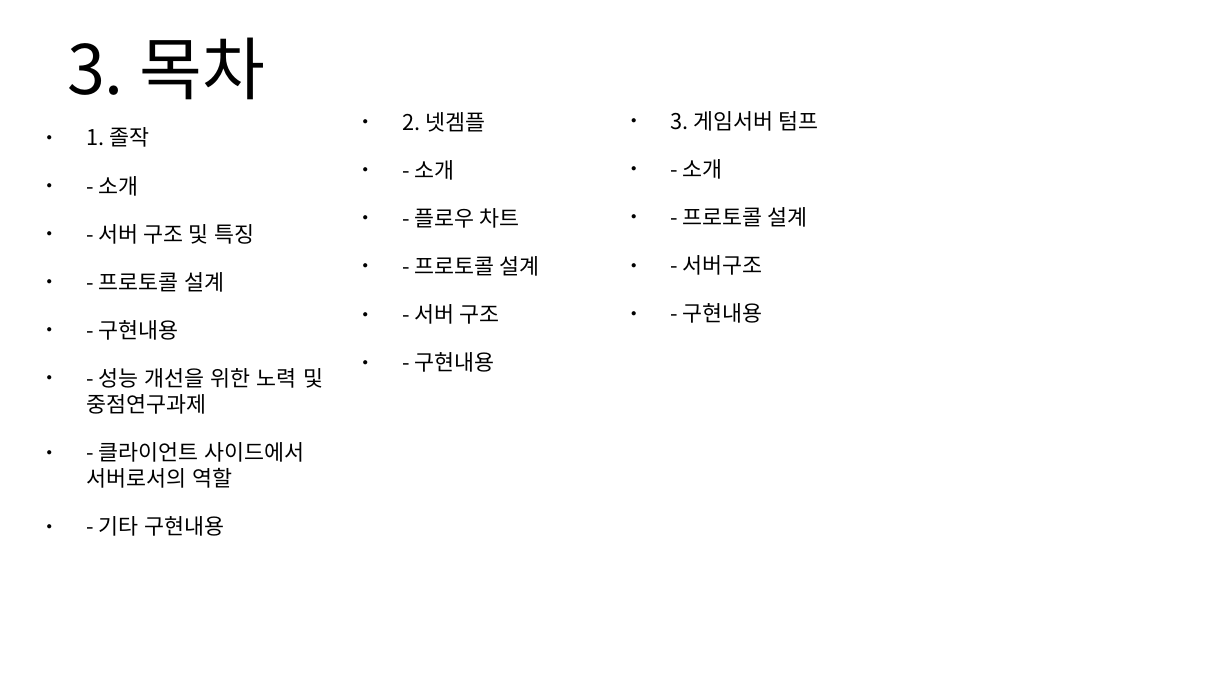
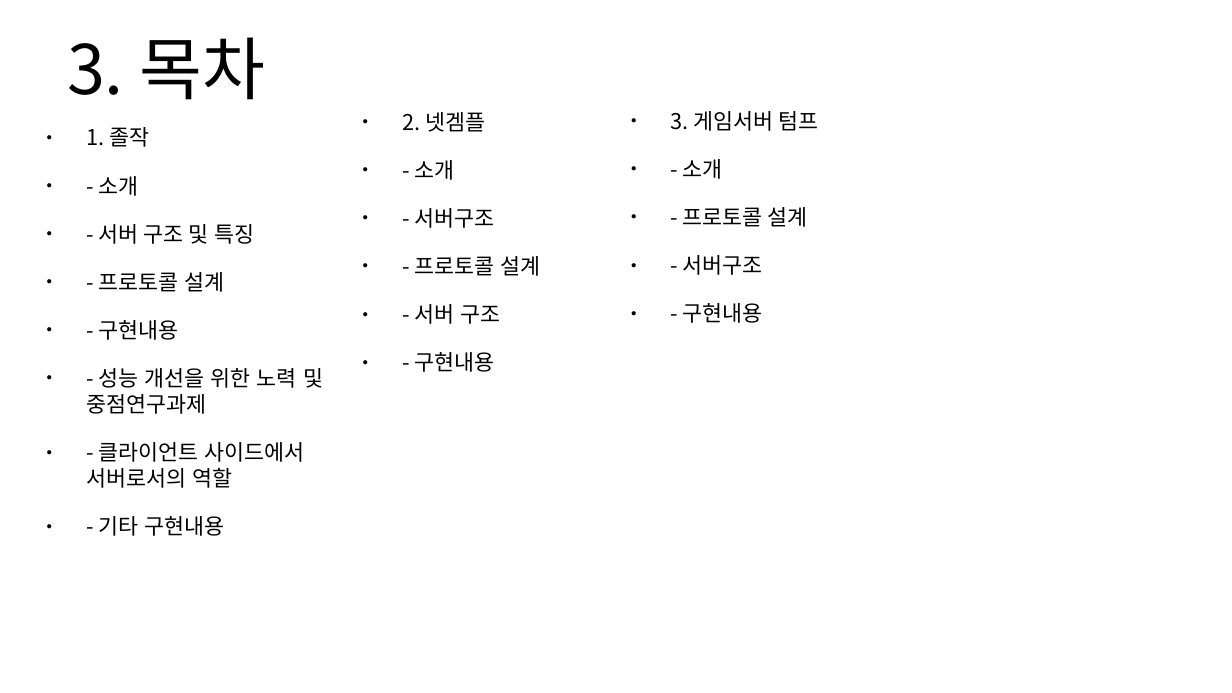
Before and after one commit to hypernagox/FYP_Evergreen, a slide deck: slide 3 of 포트폴리오/서버_최재혁/포트폴리오.pptx. Drawn at 1232x693 pixels with LibreOffice and Linux fonts; fonts in the diff are those of the drawing. Boxes give left, top, right and bottom in pixels: in the first picture for what was removed or moved away, otherwise in the second. Text is boxed around its words. In the diff, an @@ line names an element or a change of style, - is before the commit and + after.

```diff
--- a/포트폴리오/서버_최재혁/포트폴리오.pptx
+++ b/포트폴리오/서버_최재혁/포트폴리오.pptx
@@ text at bbox=[414, 208, 494, 228]: text changed @@
-● - 플로우 차트
+● - 서버구조
```
Also in this commit, not shown: 1 other slide changed, 9 slides added.
